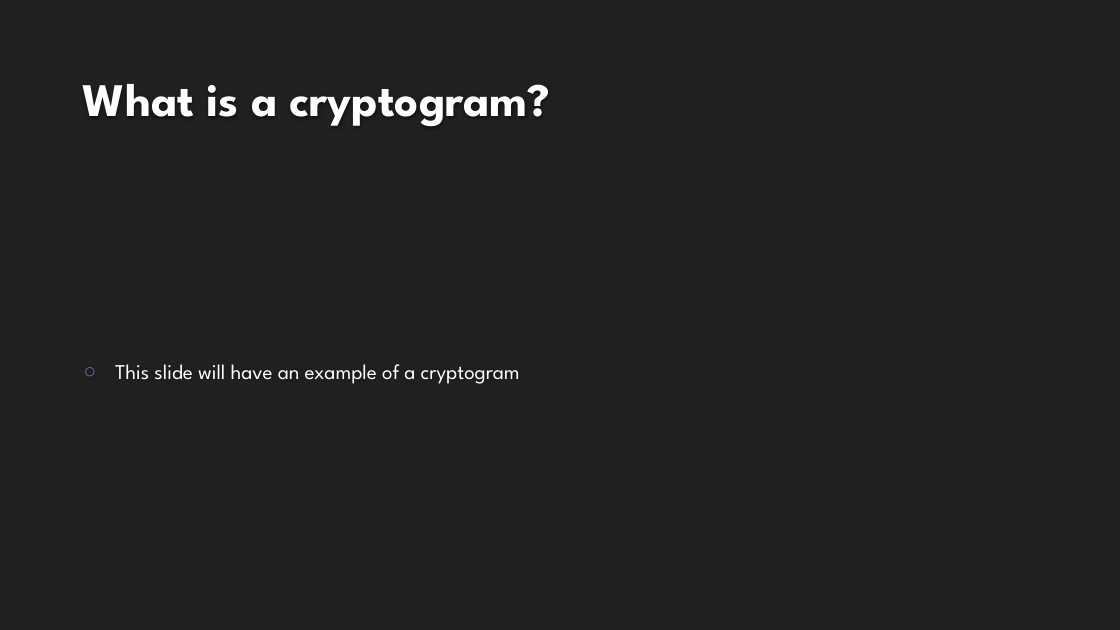
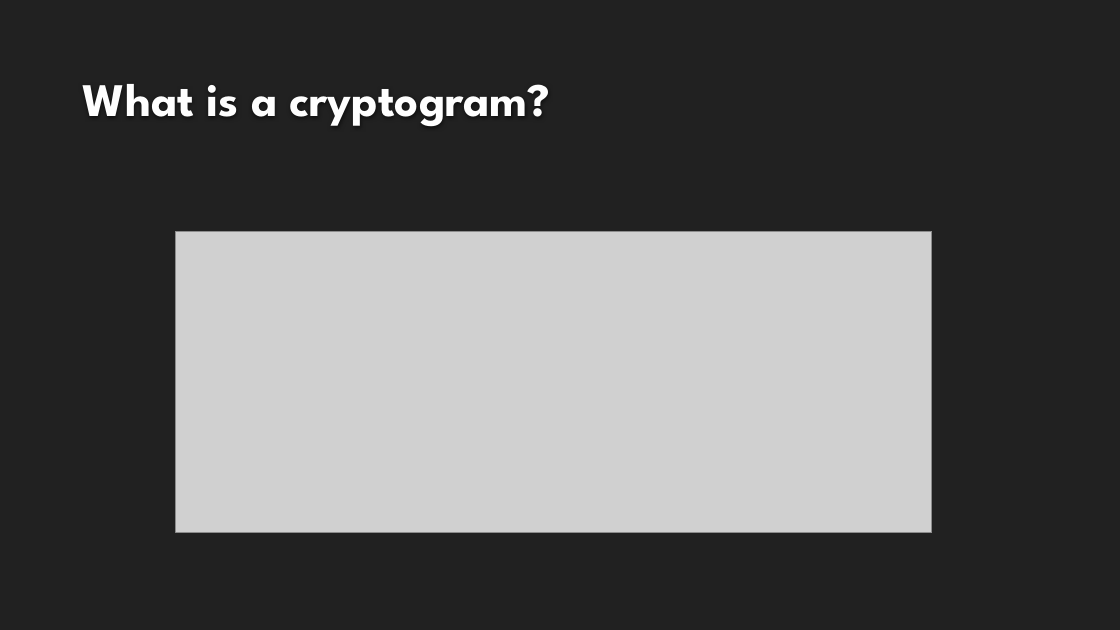
Before and after one commit to mck4/cryptogramSolver, a slide deck: slide 2 of cryptoSolver/Crypto-Solver.pptx. Drawn at 1120x630 pixels with LibreOffice and Linux fonts; fonts in the diff are those of the drawing; grey boxes stand for pictures; background and template pictures are left out. Boxes give left, top, right and bottom in pixels: in the first picture for what was removed or moved away, otherwise in the second. Text is boxed around its words. In the diff, an @@ line names an element or a change of style, - is before the commit and + after.

```diff
--- a/cryptoSolver/Crypto-Solver.pptx
+++ b/cryptoSolver/Crypto-Solver.pptx
@@ picture added at bbox=[176, 231, 932, 533] @@
@@ text removed at bbox=[115, 364, 520, 384] @@
-○ This slide will have an example of a cryptogram
```
Also in this commit, not shown: 1 other slide changed, 1 slide added, 2 other files.
